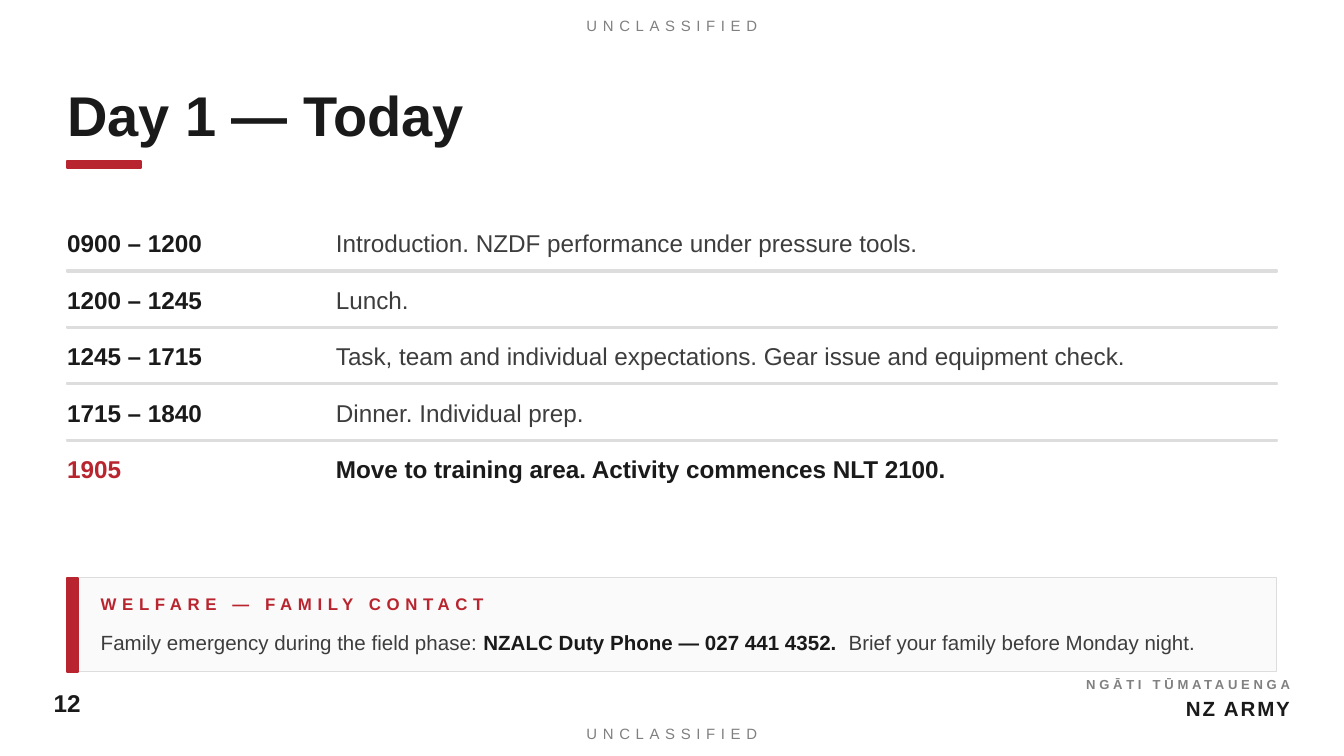
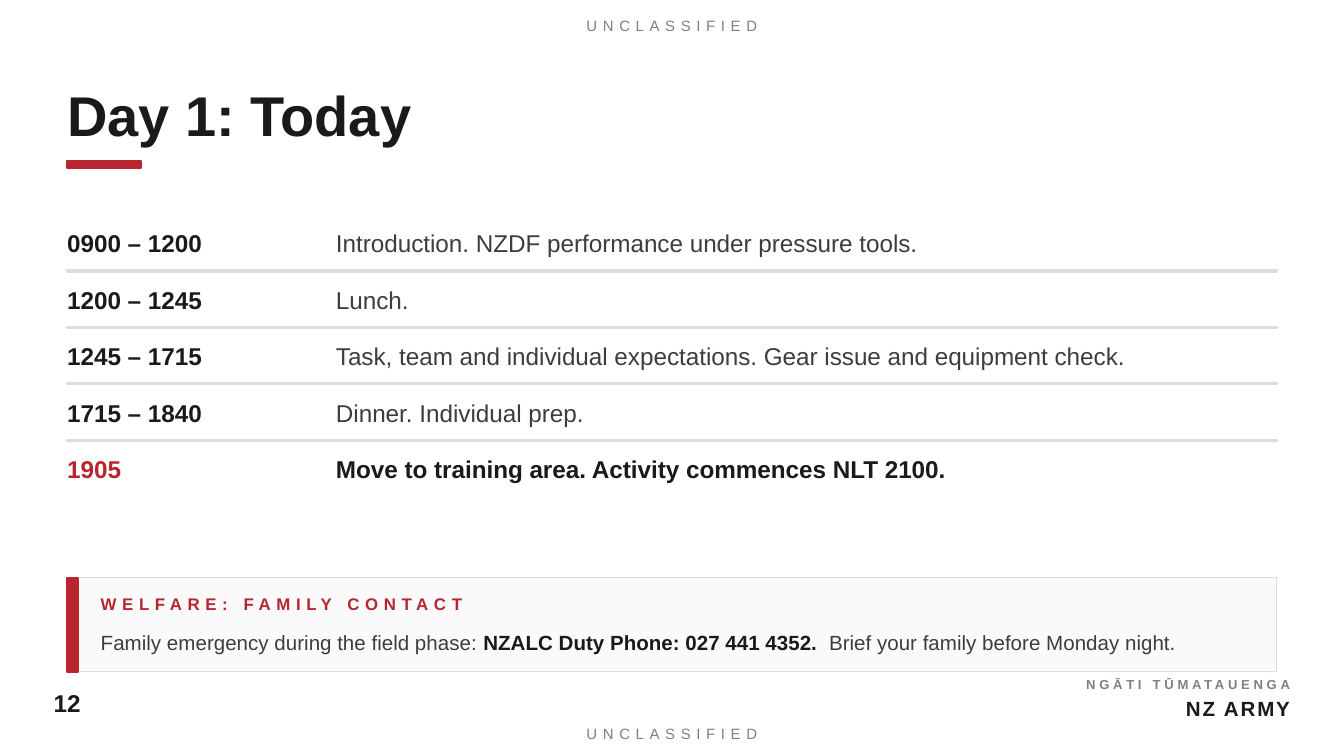
Before and after one commit to TacEdge/PUP, a slide deck: slide 12 of output/ci-opening-address-lead-teams.pptx. Drawn at 1344x756 pixels with LibreOffice and Linux fonts; fonts in the diff are those of the drawing. Boxes give left, top, right and bottom in pixels: in the first picture for what was removed or moved away, otherwise in the second. Text is boxed around its words. In the diff, an @@ line names an element or a change of style, - is before the commit and + after.

```diff
--- a/output/ci-opening-address-lead-teams.pptx
+++ b/output/ci-opening-address-lead-teams.pptx
@@ text at (67,95,412,146): text changed @@
-Day 1 — Today
+Day 1: Today
@@ text at (101,589,1270,618): text changed @@
-WELFARE — FAMILY CONTACT
+WELFARE: FAMILY CONTACT
@@ text at (101,635,1175,655): text changed @@
-Family emergency during the field phase: NZALC Duty Phone — 027 441 4352. Brief your family before Monday night.
+Family emergency during the field phase: NZALC Duty Phone: 027 441 4352. Brief your family before Monday night.
```
Also in this commit, not shown: 7 other slides changed, 1 other file.
